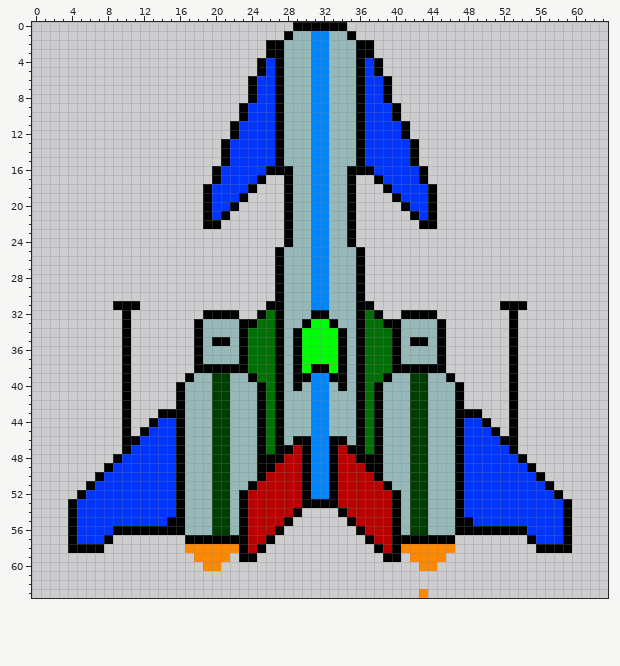
Pixel-art sprite: src/RGBSpaceShooter.gmx/sprites/images/spt_honey_badger_5.png. Above, as it was before the edit.
The file is 64x64 pixels.
After:
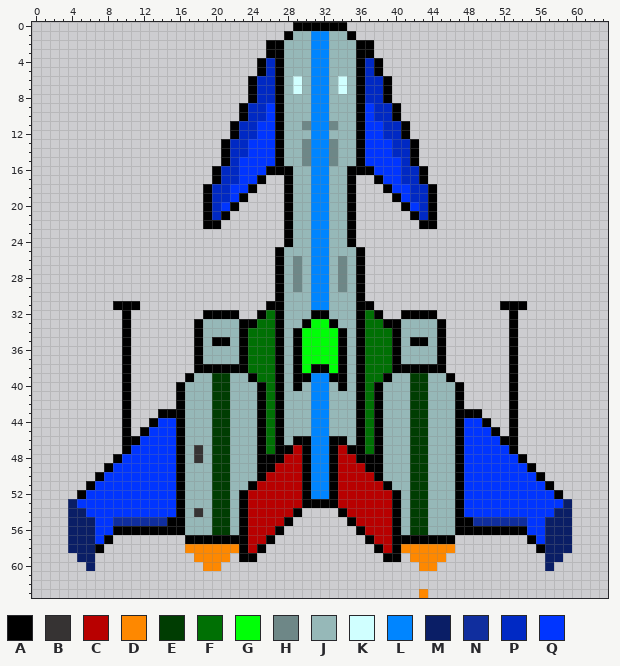
Palette (. is transparent): A #000000  B #363333  C #b80000  D #fe8800  E #003d02  F #007004  G #00ff07  H #6e8787  J #96b8b8  K #d0ffff  L #0085ff  M #0a1e66  N #102e9e  P #0029c4  Q #0035ff
What changed:
@@ x 18..45 @@
  3 ........AAJJJLLJJJAA........
- 4 .......AQAJJJLLJJJAQA.......
- 5 .......AQAJJJLLJJJAQA.......
- 6 ......AQQAJJJLLJJJAQQA......
- 7 ......AQQAJJJLLJJJAQQA......
- 8 ......AQQAJJJLLJJJAQQA......
- 9 .....AQQQAJJJLLJJJAQQQA.....
-10 .....AQQQAJJJLLJJJAQQQA.....
-11 ....AQQQQAJJJLLJJJAQQQQA....
-12 ....AQQQQAJJJLLJJJAQQQQA....
-13 ...AQQQQQAJJJLLJJJAQQQQQA...
-14 ...AQQQQQAJJJLLJJJAQQQQQA...
-15 ...AQQQQQAJJJLLJJJAQQQQQA...
-16 ..AQQQQQAAAJJLLJJAAAQQQQQA..
-17 ..AQQQQA..AJJLLJJA..AQQQQA..
-18 .AQQQQA...AJJLLJJA...AQQQQA.
-19 .AQQQA....AJJLLJJA....AQQQA.
-20 .AQQA.....AJJLLJJA.....AQQA.
-21 .AQA......AJJLLJJA......AQA.
+ 4 .......APAJJJLLJJJAPA.......
+ 5 .......APAJJJLLJJJAPA.......
+ 6 ......APPAJKJLLJKJAPPA......
+ 7 ......APPAJKJLLJKJAPPA......
+ 8 ......APPAJJJLLJJJAPPA......
+ 9 .....APPQAJJJLLJJJAQPPA.....
+10 .....APPQAJJJLLJJJAQPPA.....
+11 ....APPQQAJJHLLHJJAQQPPA....
+12 ....APPQQAJJJLLJJJAQQPPA....
+13 ...APPQQQAJJHLLHJJAQQQPPA...
+14 ...APPQQQAJJHLLHJJAQQQPPA...
+15 ...APQQQQAJJHLLHJJAQQQQPA...
+16 ..APPQQQAAAJJLLJJAAAQQQPPA..
+17 ..APPQQA..AJJLLJJA..AQQPPA..
+18 .APPQQA...AJJLLJJA...AQQPPA.
+19 .APPQA....AJJLLJJA....AQPPA.
+20 .APQA.....AJJLLJJA.....AQPA.
+21 .APA......AJJLLJJA......APA.
 22 .AA.......AJJLLJJA.......AA.
@@ x 27..36 @@
 25 AJJJLLJJJA
-26 AJJJLLJJJA
-27 AJJJLLJJJA
-28 AJJJLLJJJA
-29 AJJJLLJJJA
+26 AJHJLLJHJA
+27 AJHJLLJHJA
+28 AJHJLLJHJA
+29 AJHJLLJHJA
 30 AJJJLLJJJA
@@ x 16..20 @@
 46 AJJJE
-47 AJJJE
-48 AJJJE
+47 AJBJE
+48 AJBJE
 49 AJJJE
@@ x 0..63 @@
 52 .....AQQQQQQQQQQAJJJEEJACCCCCCALLACCCCCCAJEEJJJAQQQQQQQQQQA.....
-53 ....AQQQQQQQQQQQAJJJEEJACCCCCCAAAACCCCCCAJEEJJJAQQQQQQQQQQQA....
-54 ....AQQQQQQQQQQQAJJJEEJACCCCCA....ACCCCCAJEEJJJAQQQQQQQQQQQA....
-55 ....AQQQQQQQQQQAAJJJEEJACCCCA......ACCCCAJEEJJJAAQQQQQQQQQQA....
-56 ....AQQQQAAAAAAAAJJJEEJACCCA........ACCCAJEEJJJAAAAAAAAQQQQA....
-57 ....AQQQA........AAAAAAACCA..........ACCAAAAAAA........AQQQA....
-58 ....AAAA.........DDDDDDACA............ACADDDDDD.........AAAA....
-59 ..................DDDD.AA..............AA.DDDD..................
-60 ...................DD......................DD...................
+53 ....MQQQQQQQQQQQAJJJEEJACCCCCCAAAACCCCCCAJEEJJJAQQQQQQQQQQQM....
+54 ....MMQQQQQQQQQQAJBJEEJACCCCCA....ACCCCCAJEEJJJAQQQQQQQQQQMM....
+55 ....MMMQQNNNNNNAAJJJEEJACCCCA......ACCCCAJEEJJJAANNNNNNQQMMM....
+56 ....MMMQQAAAAAAAAJJJEEJACCCA........ACCCAJEEJJJAAAAAAAAQQMMM....
+57 ....MMMQA........AAAAAAACCA..........ACCAAAAAAA........AQMMM....
+58 ....MMMA.........DDDDDDACA............ACADDDDDD.........AMMM....
+59 .....MM...........DDDD.AA..............AA.DDDD...........MM.....
+60 ......M............DD......................DD............M......
 61 ................................................................
